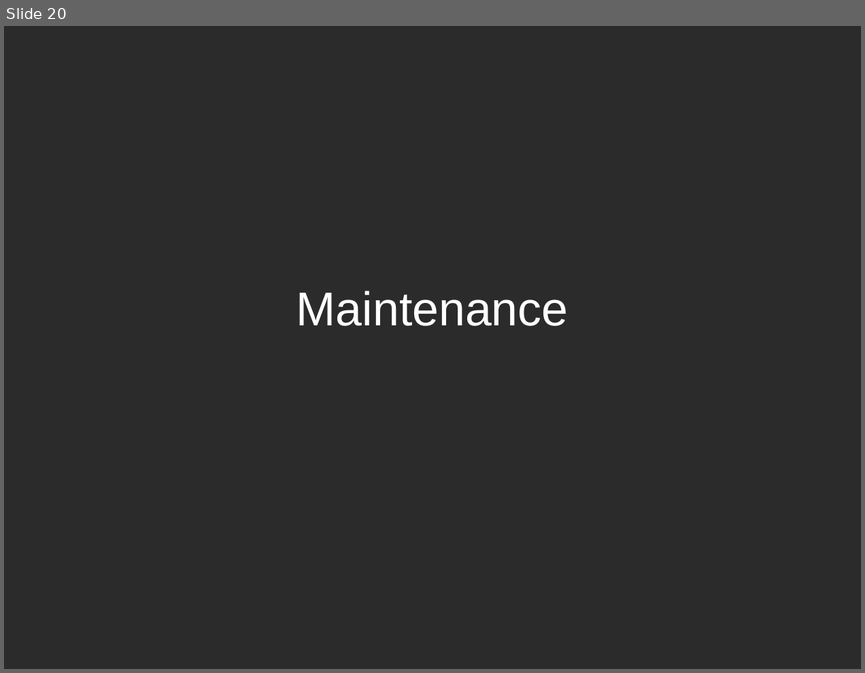
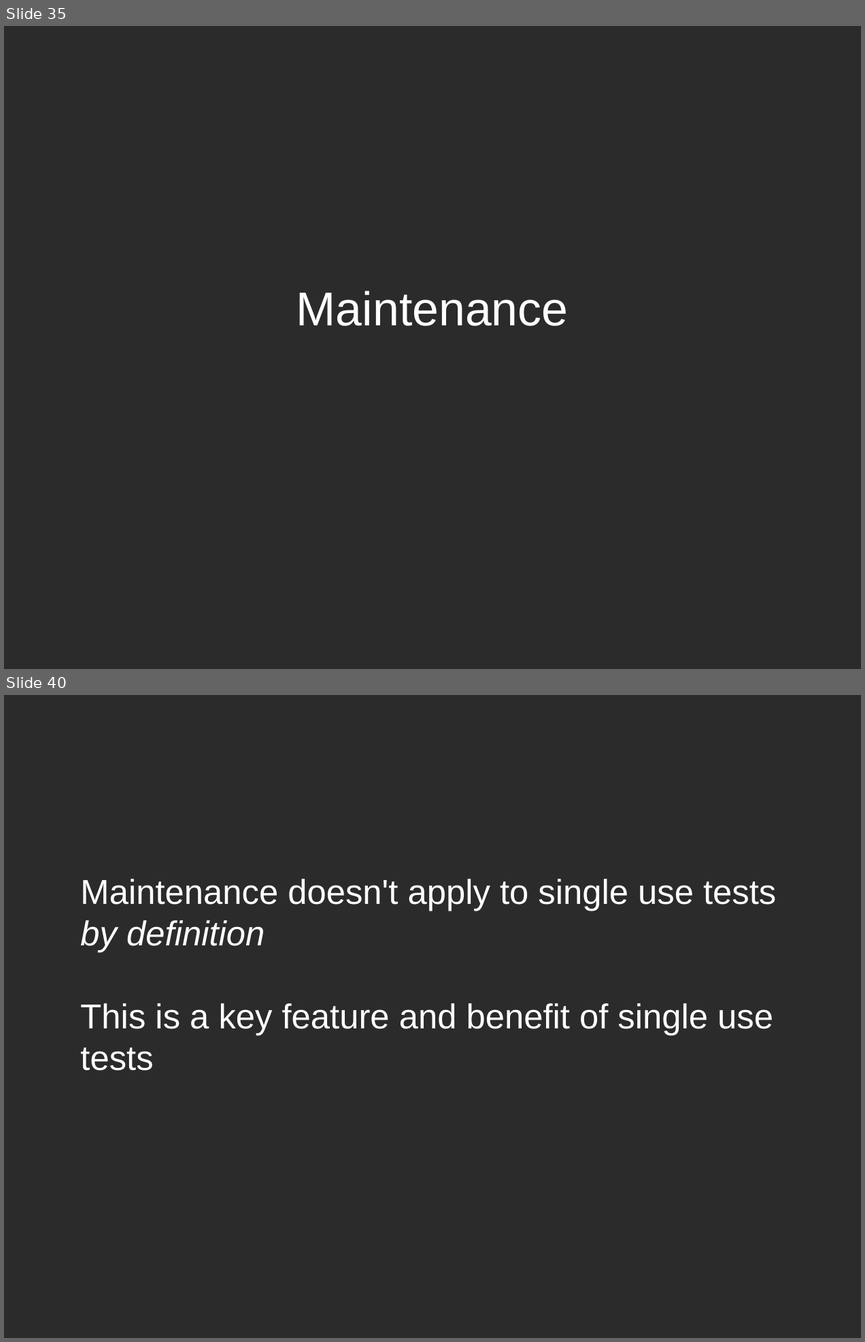
Before and after one commit to joshmgrant/blog-entries, a slide deck: smartbear/presentation.odp. Shown one above the other, each under a label of ours: slide 20 before the commit, slides 35 and 40 after it; the slides between them are not shown. The pictures are 865x673 and 865x1342 pixels, drawn with LibreOffice and Linux fonts; fonts in the diff are those of the drawing; background and template pictures are left out; a plain dark background stands for a picture behind light text. Boxes give left, top, right and bottom in pixels: in the first picture for what was removed or moved away, otherwise in the second. Text is boxed around its words. In the diff, an @@ line names an element or a change of style, - is before the commit and + after.

```diff
--- a/smartbear/presentation.odp
+++ b/smartbear/presentation.odp
@@ slide 40 added at [4, 695, 861, 1338], background picture (left out) @@
@@ subtitle added at [80, 879, 776, 1070], 32 pt, text #FFFFFF @@
+Maintenance doesn't apply to single use tests
+by definition
+This is a key feature and benefit of single use tests
@@ what was slide 20 is now slide 35 @@
```
Also in this commit, not shown: 26 other slides added.
